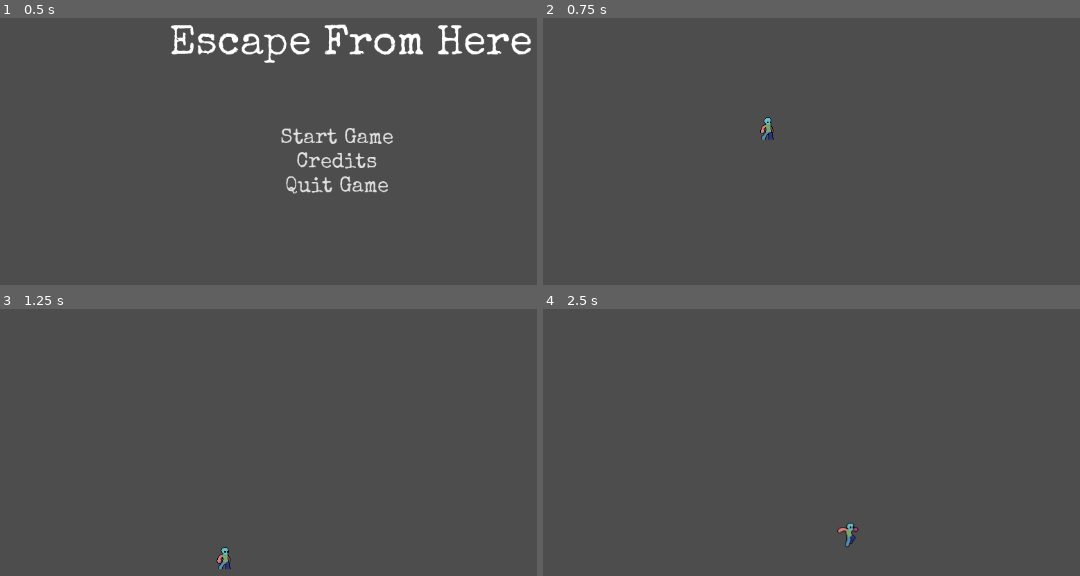
Above: before the commit, frames 1-4 (two rows, left to right).
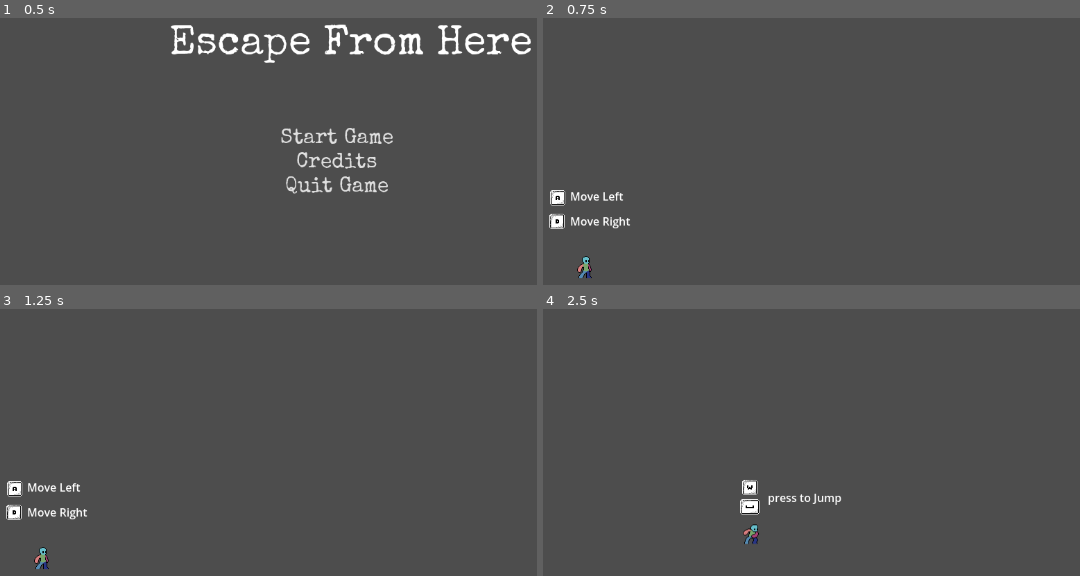
Above: after the commit, the same moments.

Repository: fernandoNic/entregas-ipv-Mu-ozFernando
Game: Godot game, scene res://scenes/title_screen.tscn
Two runs of this game, one before a commit and one after it. Both use one fixed random seed, a clock stepped at 60 frames per second and the inputs below.
Inputs (mouse positions are in pixels of both pictures, inside the frame that each line leads up to):
- Up to frame 1 (0.5 s): no input
- Up to frame 2 (0.75 s): click "Start Game" at 0.5 s
- Up to frame 3 (1.25 s): no input
- Up to frame 4 (2.5 s): tap Enter (ui_accept) at 1.25, 1.52, 1.55, 1.82, 2.1, 2.27 s; move the mouse to (1053, 431) at 1.27 s; hold Right (ui_right) from 1.28 s (still down); click (1053, 431) at 1.35 s; move the mouse to (720, 477) at 2.02 s; click (720, 477) at 2.3 s

Frame 1 is identical in both runs. In frame 2, 1.0% of the frame differs, in the area x 1-44%, y 37-98%; in frame 3, 1.0%, in the area x 1-44%, y 64-98%; in frame 4, 0.9%.

Commit message:
se agrega tutorial sobre inputs movimiento y salto

Diff:
--- a/final_boos/scape-from-here/project.godot
+++ b/final_boos/scape-from-here/project.godot
@@ -21,9 +21,38 @@
 
 [input]
 
+ui_accept={
+"deadzone": 0.5,
+"events": [Object(InputEventKey,"resource_local_to_scene":false,"resource_name":"","device":0,"window_id":0,"alt_pressed":false,"shift_pressed":false,"ctrl_pressed":false,"meta_pressed":false,"pressed":false,"keycode":4194309,"physical_keycode":0,"key_label":0,"unicode":0,"location":0,"echo":false,"script":null)
+, Object(InputEventKey,"resource_local_to_scene":false,"resource_name":"","device":0,"window_id":0,"alt_pressed":false,"shift_pressed":false,"ctrl_pressed":false,"meta_pressed":false,"pressed":false,"keycode":4194310,"physical_keycode":0,"key_label":0,"unicode":0,"location":0,"echo":false,"script":null)
+, Object(InputEventKey,"resource_local_to_scene":false,"resource_name":"","device":0,"window_id":0,"alt_pressed":false,"shift_pressed":false,"ctrl_pressed":false,"meta_pressed":false,"pressed":false,"keycode":32,"physical_keycode":0,"key_label":0,"unicode":32,"location":0,"echo":false,"script":null)
+, Object(InputEventKey,"resource_local_to_scene":false,"resource_name":"","device":-1,"window_id":0,"alt_pressed":false,"shift_pressed":false,"ctrl_pressed":false,"meta_pressed":false,"pressed":false,"keycode":0,"physical_keycode":87,"key_label":0,"unicode":119,"location":0,"echo":false,"script":null)
+]
+}
+ui_left={
+"deadzone": 0.5,
+"events": [Object(InputEventKey,"resource_local_to_scene":false,"resource_name":"","device":0,"window_id":0,"alt_pressed":false,"shift_pressed":false,"ctrl_pressed":false,"meta_pressed":false,"pressed":false,"keycode":4194319,"physical_keycode":0,"key_label":0,"unicode":0,"location":0,"echo":false,"script":null)
+, Object(InputEventJoypadButton,"resource_local_to_scene":false,"resource_name":"","device":-1,"button_index":13,"pressure":0.0,"pressed":false,"script":null)
+, Object(InputEventJoypadMotion,"resource_local_to_scene":false,"resource_name":"","device":-1,"axis":0,"axis_value":-1.0,"script":null)
+, Object(InputEventKey,"resource_local_to_scene":false,"resource_name":"","device":-1,"window_id":0,"alt_pressed":false,"shift_pressed":false,"ctrl_pressed":false,"meta_pressed":false,"pressed":false,"keycode":0,"physical_keycode":65,"key_label":0,"unicode":97,"location":0,"echo":false,"script":null)
+]
+}
+ui_right={
+"deadzone": 0.5,
+"events": [Object(InputEventKey,"resource_local_to_scene":false,"resource_name":"","device":0,"window_id":0,"alt_pressed":false,"shift_pressed":false,"ctrl_pressed":false,"meta_pressed":false,"pressed":false,"keycode":4194321,"physical_keycode":0,"key_label":0,"unicode":0,"location":0,"echo":false,"script":null)
+, Object(InputEventJoypadButton,"resource_local_to_scene":false,"resource_name":"","device":-1,"button_index":14,"pressure":0.0,"pressed":false,"script":null)
+, Object(InputEventJoypadMotion,"resource_local_to_scene":false,"resource_name":"","device":-1,"axis":0,"axis_value":1.0,"script":null)
+, Object(InputEventKey,"resource_local_to_scene":false,"resource_name":"","device":-1,"window_id":0,"alt_pressed":false,"shift_pressed":false,"ctrl_pressed":false,"meta_pressed":false,"pressed":false,"keycode":0,"physical_keycode":68,"key_label":0,"unicode":100,"location":0,"echo":false,"script":null)
+]
+}
 pause={
 "deadzone": 0.2,
 "events": [Object(InputEventKey,"resource_local_to_scene":false,"resource_name":"","device":-1,"window_id":0,"alt_press …(192 unchanged characters)…
+]
+}
+attack={
+"deadzone": 0.2,
+"events": [Object(InputEventMouseButton,"resource_local_to_scene":false,"resource_name":"","device":-1,"window_id":0,"alt_pressed":false,"shift_pressed":false,"ctrl_pressed":false,"meta_pressed":false,"button_mask":1,"position":Vector2(140, 32),"global_position":Vector2(149, 80),"factor":1.0,"button_index":1,"canceled":false,"pressed":true,"double_click":false,"script":null)
 ]
 }
 
--- a/final_boos/scape-from-here/scenes/entities/player.tscn
+++ b/final_boos/scape-from-here/scenes/entities/player.tscn
@@ -2,8 +2,38 @@
 
 [ext_resource type="Script" uid="uid://djsngw8lhia01" path="res://scripts/character_body_2d.gd" id="1_08t41"]
 [ext_resource type="Texture2D" uid="uid://dbmiqv034oi5k" path="res://assets/player/idle.png" id="2_08t41"]
+[ext_resource type="Texture2D" uid="uid://dawpawq4dy3m7" path="res://assets/player/combo_1_end.png" id="2_d4qa6"]
 [ext_resource type="Texture2D" uid="uid://cho2j24qb2qyx" path="res://assets/player/run.png" id="3_1ie0h"]
 [ext_resource type="Texture2D" uid="uid://5mruvk3hu6p2" path="res://assets/player/jump.png" id="3_42nxq"]
+[ext_resource type="Texture2D" uid="uid://rd3ypsblskvd" path="res://assets/player/combo_1.png" id="3_ss7kx"]
+
+[sub_resource type="AtlasTexture" id="AtlasTexture_yw3xw"]
+atlas = ExtResource("2_d4qa6")
+region = Rect2(384, 0, 128, 128)
+
+[sub_resource type="AtlasTexture" id="AtlasTexture_6gvyl"]
+atlas = ExtResource("3_ss7kx")
+region = Rect2(0, 0, 128, 128)
+
+[sub_resource type="AtlasTexture" id="AtlasTexture_u2s01"]
+atlas = ExtResource("3_ss7kx")
+region = Rect2(128, 0, 128, 128)
+
+[sub_resource type="AtlasTexture" id="AtlasTexture_tb0mf"]
+atlas = ExtResource("3_ss7kx")
+region = Rect2(256, 0, 128, 128)
+
+[sub_resource type="AtlasTexture" id="AtlasTexture_y2dek"]
+atlas = ExtResource("2_d4qa6")
+region = Rect2(0, 0, 128, 128)
+
+[sub_resource type="AtlasTexture" id="AtlasTexture_3sokb"]
+atlas = ExtResource("2_d4qa6")
+region = Rect2(128, 0, 128, 128)
+
+[sub_resource type="AtlasTexture" id="AtlasTexture_txtga"]
+atlas = ExtResource("2_d4qa6")
+region = Rect2(256, 0, 128, 128)
 
 [sub_resource type="AtlasTexture" id="AtlasTexture_1ie0h"]
 atlas = ExtResource("2_08t41")
@@ -113,6 +143,35 @@
 animations = [{
 "frames": [{
 "duration": 1.0,
+"texture": SubResource("AtlasTexture_yw3xw")
+}, {
+"duration": 1.0,
+"texture": SubResource("AtlasTexture_6gvyl")
+}, {
+"duration": 1.0,
+"texture": SubResource("AtlasTexture_u2s01")
+}, {
+"duration": 1.0,
+"texture": SubResource("AtlasTexture_tb0mf")
+}, {
+"duration": 1.0,
+"texture": SubResource("AtlasTexture_y2dek")
+}, {
+"duration": 1.0,
+"texture": SubResource("AtlasTexture_3sokb")
+}, {
+"duration": 1.0,
+"texture": SubResource("AtlasTexture_txtga")
+}, {
+"duration": 1.0,
+"texture": SubResource("AtlasTexture_yw3xw")
+}],
+"loop": true,
+"name": &"attack",
+"speed": 20.0
+}, {
+"frames": [{
+"duration": 1.0,
 "texture": SubResource("AtlasTexture_1ie0h")
 }, {
 "duration": 1.0,
@@ -167,7 +226,7 @@
 }],
 "loop": true,
 "name": &"jump",
-"speed": 10.0
+"speed": 5.0
 }, {
 "frames": [{
 "duration": 1.0,
@@ -216,6 +275,7 @@
 [node name="AnimatedSprite2D" type="AnimatedSprite2D" parent="CharacterBody2D" unique_id=614268679]
 sprite_frames = SubResource("SpriteFrames_5ki56")
 animation = &"idle"
+frame_progress = 0.28943262
 
 [node name="CollisionShape2D" type="CollisionShape2D" parent="CharacterBody2D" unique_id=1094740487]
 position = Vector2(-0.5, 1.5)
--- a/final_boos/scape-from-here/scenes/level.tscn
+++ b/final_boos/scape-from-here/scenes/level.tscn
@@ -2,10 +2,16 @@
 
 [ext_resource type="PackedScene" uid="uid://bru4cekdb3m5b" path="res://scenes/pause_menu.tscn" id="1_2q6dc"]
 [ext_resource type="PackedScene" uid="uid://xlruqv6hyw4a" path="res://scenes/entities/player.tscn" id="2_w7c3h"]
+[ext_resource type="Texture2D" uid="uid://b65rmuvq57nyd" path="res://assets/input/input.png" id="3_mx8sn"]
+[ext_resource type="Script" uid="uid://l6d0olbcpxex" path="res://scripts/tutorial_prompt.gd" id="3_ppgk2"]
 [ext_resource type="AudioStream" uid="uid://d3inr23owdyoh" path="res://assets/tracks/01 - DavidKBD - Belmont Chronicles Pack - Belmont Chronicles.ogg" id="3_w8frs"]
+[ext_resource type="Script" uid="uid://cr2nst8tqlm8g" path="res://scripts/tutorial_jump.gd" id="5_2r41h"]
 
 [sub_resource type="WorldBoundaryShape2D" id="WorldBoundaryShape2D_2q6dc"]
 distance = 276.0
+
+[sub_resource type="RectangleShape2D" id="RectangleShape2D_ppgk2"]
+size = Vector2(103.5, 118.0625)
 
 [node name="Level" type="Node2D" unique_id=2039849859]
 
@@ -40,12 +46,98 @@
 shape = SubResource("WorldBoundaryShape2D_2q6dc")
 
 [node name="Player" parent="World" unique_id=417206827 instance=ExtResource("2_w7c3h")]
-position = Vector2(415, 260)
+position = Vector2(152, 475)
+
+[node name="Tutorial_move" type="Area2D" parent="World" unique_id=1651048172]
+script = ExtResource("3_ppgk2")
+
+[node name="CollisionShape2D" type="CollisionShape2D" parent="World/Tutorial_move" unique_id=1745452423]
+position = Vector2(156, 429.9375)
+shape = SubResource("RectangleShape2D_ppgk2")
+
+[node name="VBoxContainer" type="VBoxContainer" parent="World/Tutorial_move" unique_id=733204201]
+offset_left = 94.0
+offset_top = 357.0
+offset_right = 217.0
+offset_bottom = 425.0
+metadata/_edit_group_ = true
+
+[node name="HBoxContainer" type="HBoxContainer" parent="World/Tutorial_move/VBoxContainer" unique_id=189750132]
+layout_mode = 2
+
+[node name="Control" type="Control" parent="World/Tutorial_move/VBoxContainer/HBoxContainer" unique_id=421222462]
+custom_minimum_size = Vector2(32, 32)
+layout_mode = 2
+
+[node name="key_A2" type="Sprite2D" parent="World/Tutorial_move/VBoxContainer/HBoxContainer/Control" unique_id=198365108]
+position = Vector2(18, 18)
+texture = ExtResource("3_mx8sn")
+hframes = 6
+vframes = 11
+frame = 6
+
+[node name="Label" type="Label" parent="World/Tutorial_move/VBoxContainer/HBoxContainer" unique_id=66504668]
+layout_mode = 2
+text = "Move Left"
+vertical_alignment = 1
+
+[node name="HBoxContainer2" type="HBoxContainer" parent="World/Tutorial_move/VBoxContainer" unique_id=1378264023]
+layout_mode = 2
+
+[node name="Control" type="Control" parent="World/Tutorial_move/VBoxContainer/HBoxContainer2" unique_id=448250846]
+custom_minimum_size = Vector2(32, 32)
+layout_mode = 2
+
+[node name="key_D2" type="Sprite2D" parent="World/Tutorial_move/VBoxContainer/HBoxContainer2/Control" unique_id=1472361138]
+position = Vector2(17, 16)
+texture = ExtResource("3_mx8sn")
+hframes = 6
+vframes = 11
+frame = 9
+
+[node name="Label" type="Label" parent="World/Tutorial_move/VBoxContainer/HBoxContainer2" unique_id=89001929]
+layout_mode = 2
+text = "Move Right"
+vertical_alignment = 1
+
+[node name="Tutorial_jump" type="Area2D" parent="World" unique_id=521516483]
+script = ExtResource("5_2r41h")
+
+[node name="CollisionShape2D" type="CollisionShape2D" parent="World/Tutorial_jump" unique_id=1847182342]
+position = Vector2(423, 428.96875)
+shape = SubResource("RectangleShape2D_ppgk2")
+
+[node name="jump_key" type="Sprite2D" parent="World/Tutorial_jump" unique_id=1043042339]
+position = Vector2(389, 401)
+texture = ExtResource("3_mx8sn")
+hframes = 6
+vframes = 11
+frame = 36
+
+[node name="jump_key2" type="Sprite2D" parent="World/Tutorial_jump" unique_id=879037954]
+position = Vector2(389, 373)
+texture = ExtResource("3_mx8sn")
+hframes = 6
+vframes = 11
+frame = 28
+
+[node name="Label" type="Label" parent="World/Tutorial_jump" unique_id=957972952]
+offset_left = 415.0
+offset_top = 376.0
+offset_right = 522.0
+offset_bottom = 399.0
+text = "press to Jump"
 
 [node name="music" type="Node2D" parent="." unique_id=936055420]
+visible = false
 
 [node name="bg_music" type="AudioStreamPlayer2D" parent="music" unique_id=1705552312]
 stream = ExtResource("3_w8frs")
 autoplay = true
 
+[connection signal="body_entered" from="World/Tutorial_move" to="World/Tutorial_move" method="_on_body_entered"]
+[connection signal="body_exited" from="World/Tutorial_move" to="World/Tutorial_move" method="_on_body_exited"]
+[connection signal="body_entered" from="World/Tutorial_jump" to="World/Tutorial_jump" method="_on_body_entered"]
+[connection signal="body_exited" from="World/Tutorial_jump" to="World/Tutorial_jump" method="_on_body_exited"]
+
 [editable path="UI/PauseLayer/pause_menu"]
--- a/final_boos/scape-from-here/scripts/character_body_2d.gd
+++ b/final_boos/scape-from-here/scripts/character_body_2d.gd
@@ -1,8 +1,8 @@
 extends CharacterBody2D
 
-const SPEED = 100.0
+const SPEED = 200.0
 const JUMP_VELOCITY = -300.0
-const GRAVITY = 1200.0
+const GRAVITY = 450.0
 
 enum STATE {IDLE, RUN, JUMP, FALL}
 var current_state : STATE
@@ -35,22 +35,23 @@
 			velocity.y = JUMP_VELOCITY
 			animated_sprite_2d.play("jump")
 
-		#STATE.FALL: # Enter FALL state logic
-			#animated_sprite_2d.play("fall")
+
+		#STATE.ATTACK: # Enter ATTACK state logic
+			#animated_sprite_2d.play("attack")
 
 func _update_state(delta: float) -> void:
 	# Get the input direction and handle the movement/deceleration.
 	var direction = Input.get_axis("ui_left", "ui_right")
 	match current_state:
 		STATE.IDLE: # Update IDLE state logic
-			if direction: # If left or right is pressed, start RUNing
+			if direction: # If left or right is pressed, start walking
 				_set_state(STATE.RUN)
 			elif !is_on_floor(): # if not on floor, fall down
 				_set_state(STATE.FALL)
 			elif Input.is_action_just_pressed("ui_accept"):
 				_set_state(STATE.JUMP) # if the jump button is pressed, then jump
 
-		STATE.RUN: # Update RUN state logic
+		STATE.RUN: # Update WALK state logic
 			velocity.x = direction * SPEED # Set the move direction
 			if velocity.x > 0: # Set Sprite direction
 				animated_sprite_2d.flip_h = false
--- /dev/null
+++ b/final_boos/scape-from-here/scripts/tutorial_jump.gd
@@ -0,0 +1,14 @@
+extends Area2D
+
+
+# Called when the node enters the scene tree for the first time.
+func _ready() -> void:
+	visible = false
+
+func _on_body_entered(body: Node2D) -> void:
+	if body is CharacterBody2D:
+		visible = true
+
+
+func _on_body_exited(body: Node2D) -> void:
+	visible = false
--- /dev/null
+++ b/final_boos/scape-from-here/scripts/tutorial_prompt.gd
@@ -0,0 +1,13 @@
+extends Area2D
+
+@onready var v_box_container: Area2D = $"."
+
+func _ready() -> void:
+	visible = false
+
+func _on_body_entered(body: Node2D) -> void:
+	if body is CharacterBody2D:
+		visible = true
+
+func _on_body_exited(body: Node2D) -> void:
+	visible = false
Binary file added: final_boos/scape-from-here/assets/input/input.png
Not shown, added: final_boos/scape-from-here/assets/input/input.png.import
Not shown, added: final_boos/scape-from-here/scripts/tutorial_jump.gd.uid
Not shown, added: final_boos/scape-from-here/scripts/tutorial_prompt.gd.uid
